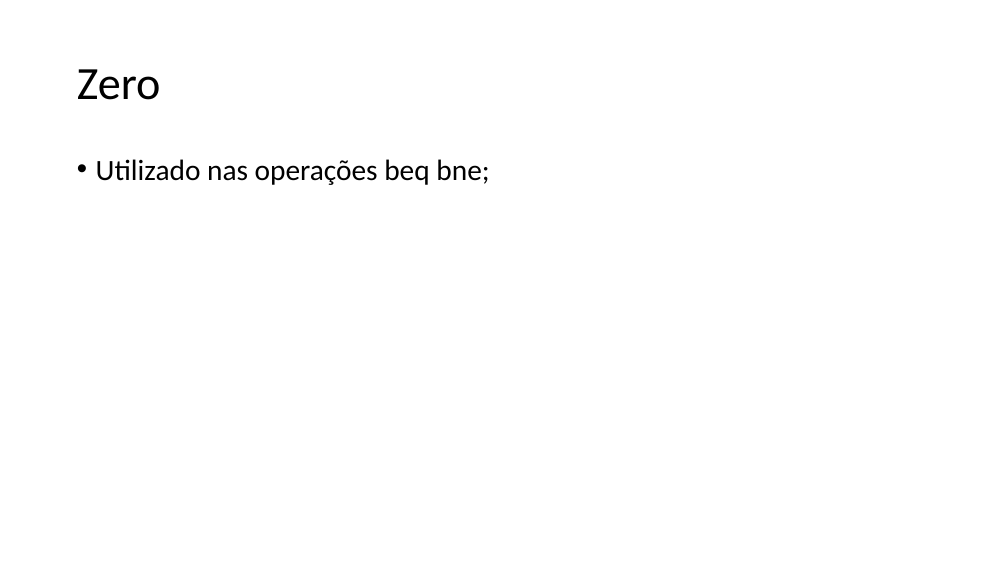
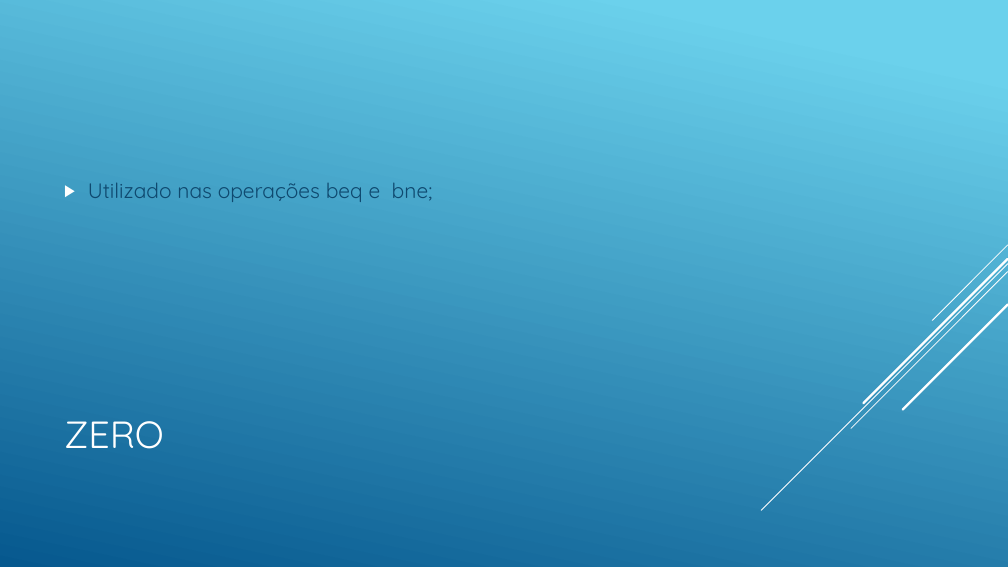
Before and after one commit to Tarlison/Projeto_Final_AOC_2018.2, a slide deck: slide 15 of Processador Uniciclo 16 bits.pptx. Drawn at 1008x567 pixels with LibreOffice and Linux fonts; fonts in the diff are those of the drawing. Boxes give left, top, right and bottom in pixels: in the first picture for what was removed or moved away, otherwise in the second. Text is boxed around its words. In the diff, an @@ line names an element or a change of style, - is before the commit and + after.

```diff
--- a/Processador Uniciclo 16 bits.pptx
+++ b/Processador Uniciclo 16 bits.pptx
@@ background #FFFFFF to gradient #6ED2EB to #06588E @@
@@ text "Utilizado nas operações beq e ..." at [88, 183, 433, 202]: vertical alignment top to middle @@
@@ text at [88, 183, 433, 202]: text changed; size 28 to 20 pt; font Calibri to Quicksand; text colour #000000 to #0F496F @@
-• Utilizado nas operações beq bne;
+▶ Utilizado nas operações beq e bne;
@@ group added at [761, 245, 1008, 510]: 5 lines @@
@@ title at [64, 421, 164, 449]: text changed; size 44 to 36 pt; font Calibri to Quicksand; text colour #000000 to #FFFFFF @@
-Zero
+ZERO
```
Also in this commit, not shown: 14 other slides changed.
